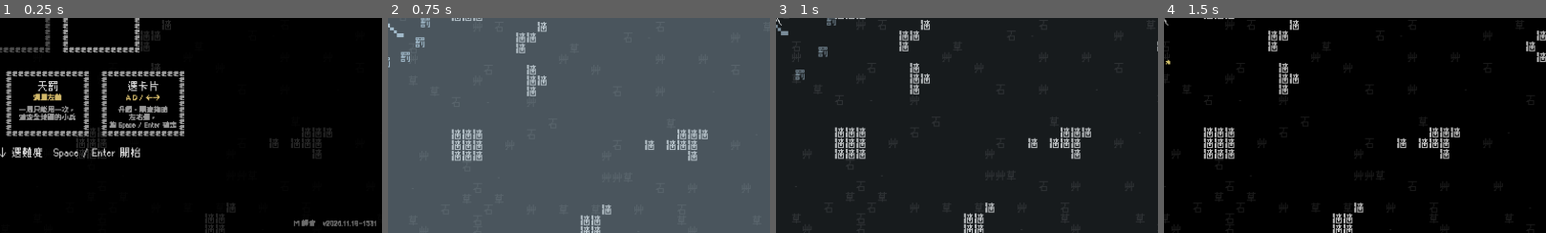
Above: before the commit, frames 1-4 (left to right).
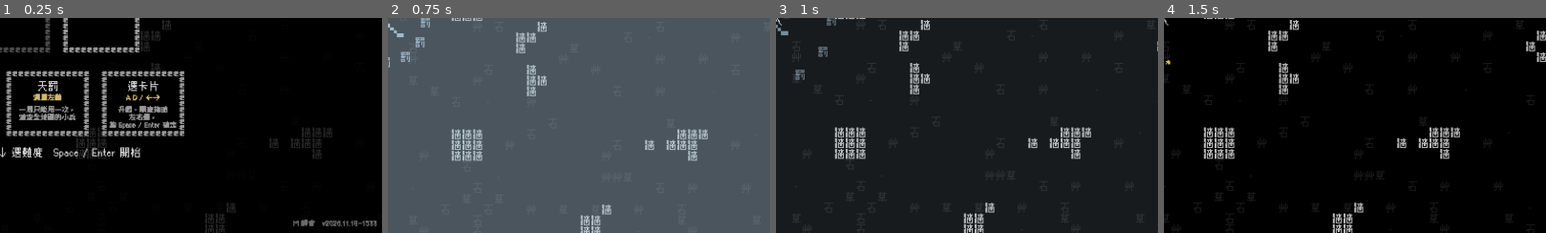
Above: after the commit, the same moments.

Repository: Scottcw1006/text-survivors
Game: Godot game, scene res://main.tscn
Two runs of this game, one before a commit and one after it. Both use one fixed random seed, a clock stepped at 60 frames per second and the inputs below.
Inputs (mouse positions are % of the whole screen's width and height, from its top left):
- Up to frame 1 (0.25 s): no input
- Up to frame 2 (0.75 s): tap Enter at 0.5 s; move the mouse to (72, 45) at 0.52 s; hold Right (move_right) from 0.53 s (still down); tap Space (confirm) at 0.6 s; click (72, 45) at 0.67 s
- Up to frame 3 (1 s): keep holding Right (move_right)
- Up to frame 4 (1.5 s): release Right (move_right) at 1.25 s; drag from (30, 55) to (45, 70) at 1.27 s
The pictures show only the part of the screen within x 50-100%, y 50-100%; the shares and areas given below are measured in that part.

The runs differ from the first frame. In frame 1, 0.3% of the frame differs, in the area x 76-99%, y 93-97%; in frame 2, nothing differs; in frame 3, nothing differs; in frame 4, nothing differs.

Commit message:
暫停畫面加「回選角」
Co-Authored-By: Claude Opus 5.5 <noreply@anthropic.com>

Diff:
--- a/main.gd
+++ b/main.gd
@@ -780,10 +780,10 @@
 		return
 	var row := pause_menu.cursor
 	if Input.is_action_just_pressed("move_up"):
-		pause_menu.cursor = posmod(row - 1, 3)
+		pause_menu.cursor = posmod(row - 1, PauseMenu.ROW_COUNT)
 		audio.play("ui_move")
 	elif Input.is_action_just_pressed("move_down"):
-		pause_menu.cursor = posmod(row + 1, 3)
+		pause_menu.cursor = posmod(row + 1, PauseMenu.ROW_COUNT)
 		audio.play("ui_move")
 	elif row < 2 and Input.is_action_just_pressed("move_left"):
 		_change_volume("music" if row == 0 else "sfx", -1)
@@ -792,6 +792,9 @@
 	elif row == 2 and Input.is_action_just_pressed("confirm"):
 		_set_paused(false)
 		return
+	elif row == 3 and Input.is_action_just_pressed("confirm"):
+		_back_to_select()
+		return
 	pause_menu.queue_redraw()
 
 
@@ -799,6 +802,12 @@
 	GameAudio.change_level(which, delta)
 	audio.play("gold" if which == "sfx" else "ui_move")   # 調音效時播一聲，聽得出大小
 	pause_menu.queue_redraw()
+
+
+## 放棄這一局，回到選角畫面（角色、難度、音量都會記得）
+func _back_to_select() -> void:
+	audio.play("ui_ok")
+	get_tree().reload_current_scene()
 
 
 ## 手機點暫停畫面
@@ -809,6 +818,8 @@
 		"music+": pause_menu.cursor = 0; _change_volume("music", 1)
 		"sfx-": pause_menu.cursor = 1; _change_volume("sfx", -1)
 		"sfx+": pause_menu.cursor = 1; _change_volume("sfx", 1)
+		"menu":
+			_back_to_select()
 		"resume":
 			_set_paused(false)
 			_ignore_click_frame = Engine.get_process_frames()   # 這一下點擊不要當成天罰
--- a/pause_menu.gd
+++ b/pause_menu.gd
@@ -1,13 +1,14 @@
 class_name PauseMenu
 extends Control
-## 暫停畫面：一個「框」字圍起來的面板，裡面有音樂、音效音量和「繼續」。
+## 暫停畫面：一個「框」字圍起來的面板，裡面有音樂、音效音量、「繼續」和「回選角」。
 ## 鍵盤：W S 選、A D 調整、Space / Enter 在「繼續」上確定、Esc 直接繼續。
 ## 手機：點 ← → 調整音量，點「繼續」回到遊戲。
 
 const CELL := 20.0
 const COLS := 26
-const ROWS := 19
-const ROW_NAMES := ["音樂", "音效", "繼續"]
+const ROWS := 23
+const ROW_NAMES := ["音樂", "音效", "繼續", "回選角"]
+const ROW_COUNT := 4
 const COLOR_ON := Color.WHITE
 const COLOR_DIM := Color(1, 1, 1, 0.45)
 const COLOR_PICK := Color(1.0, 0.85, 0.4)
@@ -68,15 +69,17 @@
 		_rects[keys[row] + "-"] = _scaled(Rect2(minus - Vector2(36, 32), Vector2(72, 64)), k)
 		_rects[keys[row] + "+"] = _scaled(Rect2(plus - Vector2(36, 32), Vector2(72, 64)), k)
 
-	# 繼續：一個小框按鈕
-	var by := o.y + 300.0
-	var on_resume := cursor == 2
-	var bw := 140.0
-	var br := Rect2(Vector2(mid - bw / 2.0, by - 30.0), Vector2(bw, 60.0))
-	draw_rect(br, Color(1, 1, 1, 0.12) if on_resume else Color.BLACK)
-	draw_rect(br, COLOR_PICK if on_resume else COLOR_DIM, false, 2.0)
-	_text("繼續", Vector2(mid, by), 33, COLOR_PICK if on_resume else COLOR_ON)
-	_rects["resume"] = _scaled(br, k)
+	# 繼續、回選角：小框按鈕
+	for i in 2:
+		var row := 2 + i
+		var by := o.y + 300.0 + i * 80.0
+		var on := cursor == row
+		var bw := 180.0
+		var br := Rect2(Vector2(mid - bw / 2.0, by - 30.0), Vector2(bw, 60.0))
+		draw_rect(br, Color(1, 1, 1, 0.12) if on else Color.BLACK)
+		draw_rect(br, COLOR_PICK if on else COLOR_DIM, false, 2.0)
+		_text(ROW_NAMES[row], Vector2(mid, by), 33, COLOR_PICK if on else COLOR_ON)
+		_rects["resume" if i == 0 else "menu"] = _scaled(br, k)
 
 	var hint := "點 ← → 調整音量" if touch_mode else "W S 選擇　A D 調整　Esc 繼續"
 	_text(hint, Vector2(mid, o.y + h + 36.0), 22, COLOR_DIM)
--- a/version.gd
+++ b/version.gd
@@ -1,2 +1,2 @@
 ## 由 build_web.sh 自動產生，不要手改
-const TEXT := "v2026.11.18-1531"
+const TEXT := "v2026.11.18-1533"
Renamed: docs/game_20261118-153144.apple-touch-icon.png -> docs/game_20261118-153322.apple-touch-icon.png
Renamed: docs/game_20261118-153144.icon.png -> docs/game_20261118-153322.icon.png
Renamed: docs/game_20261118-153144.png -> docs/game_20261118-153322.png
Not shown, removed: docs/game_20261118-151655.pck
Not shown, added: docs/game_20261118-153322.audio.position.worklet.js
Not shown, added: docs/game_20261118-153322.audio.worklet.js
Not shown, added: docs/game_20261118-153322.js
Not shown, added: docs/game_20261118-153322.pck
Not shown, added: docs/game_20261118-153322.wasm
